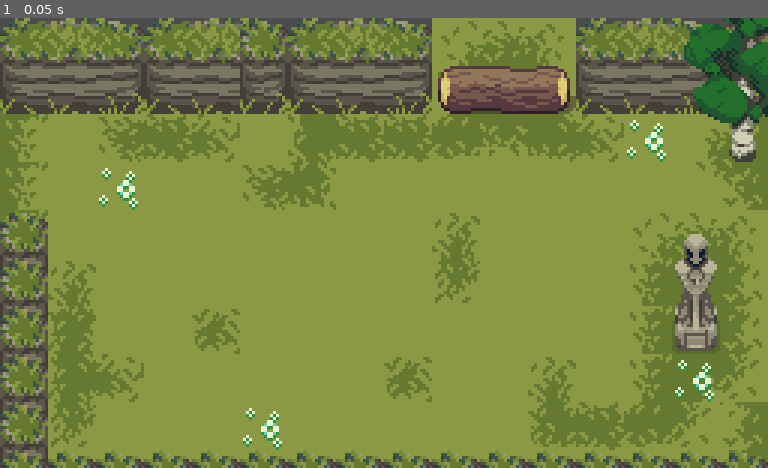
Above: before the commit, frame 1.
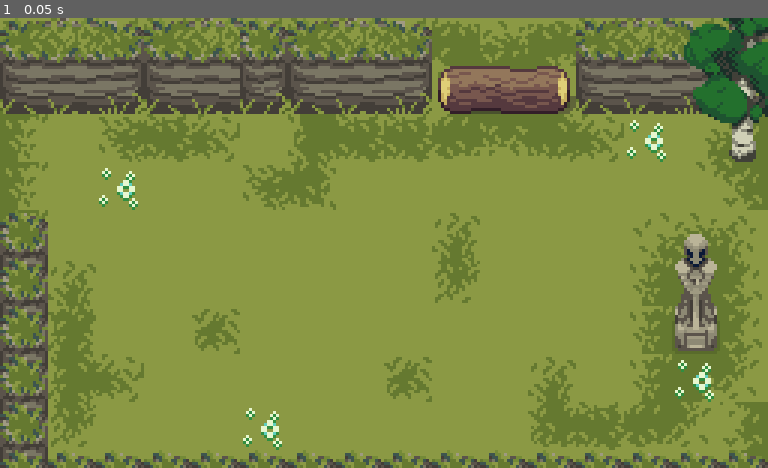
Above: after the commit, the same moment.

Repository: TilokSaha/metroidvania-2023
Game: Godot game, scene res://scenes/overworld/ForestStartingArea.tscn
Same seed, same stepped clock (60 frames per second), same inputs: the game is played once before the commit and once after it.
Inputs:
- Up to frame 1 (0.05 s): no input

The runs differ from the first frame. In frame 1, 1.3% of the frame differs, in the area x 0-95%, y 0-11%.

Commit message:
player physics and health

Diff:
--- /dev/null
+++ b/entities/player/Character.gd
@@ -0,0 +1,32 @@
+extends KinematicBody2D
+class_name Character
+
+
+export (Resource) var physics = null
+export (Resource) var health = null
+
+
+func _ready():
+	pass
+
+
+func _physics_process(_delta):
+	_find_direction()
+	_motion()
+
+
+func _find_direction():
+	physics.direction.x = Util.horizontal_direction()
+	physics.direction.y = Util.vertical_direction()
+
+	physics.direction = physics.direction.normalized()
+
+
+func _motion():
+	physics.accelarate()
+	physics.velocity = move_and_slide(physics.velocity)
+	physics.friction()
+
+
+func _on_death():
+	queue_free()
--- /dev/null
+++ b/entities/player/Character.tscn
@@ -0,0 +1,14 @@
+[gd_scene load_steps=3 format=2]
+
+[ext_resource path="res://entities/player/Character.gd" type="Script" id=2]
+
+[sub_resource type="RectangleShape2D" id=1]
+extents = Vector2( 31, 31 )
+
+[node name="Character" type="KinematicBody2D"]
+script = ExtResource( 2 )
+
+[node name="Sprite" type="Sprite" parent="."]
+
+[node name="CollisionShape2D" type="CollisionShape2D" parent="."]
+shape = SubResource( 1 )
--- /dev/null
+++ b/entities/player/Player.gd
@@ -0,0 +1 @@
+extends Character
--- /dev/null
+++ b/entities/player/Player.tscn
@@ -0,0 +1,23 @@
+[gd_scene load_steps=7 format=2]
+
+[ext_resource path="res://entities/player/Character.tscn" type="PackedScene" id=1]
+[ext_resource path="res://entities/player/Player.gd" type="Script" id=2]
+[ext_resource path="res://resources/tres/PlayerPhysics.tres" type="Resource" id=3]
+[ext_resource path="res://resources/tres/PlayerHealth.tres" type="Resource" id=4]
+[ext_resource path="res://entities/player/knight_idle_anim_f0.png" type="Texture" id=5]
+
+[sub_resource type="RectangleShape2D" id=1]
+extents = Vector2( 3.5, 5 )
+
+[node name="Player" instance=ExtResource( 1 )]
+script = ExtResource( 2 )
+physics = ExtResource( 3 )
+health = ExtResource( 4 )
+
+[node name="Sprite" parent="." index="0"]
+texture = ExtResource( 5 )
+offset = Vector2( -1, -3 )
+
+[node name="CollisionShape2D" parent="." index="1"]
+position = Vector2( 0, -2 )
+shape = SubResource( 1 )
--- /dev/null
+++ b/globals/utility/Utility.gd
@@ -0,0 +1,18 @@
+extends Reference
+class_name Util
+
+
+static func horizontal_direction():
+	return Input.get_action_strength("ui_right") - Input.get_action_strength("ui_left")
+
+
+static func vertical_direction():
+	return Input.get_action_strength("ui_down") - Input.get_action_strength("ui_up")
+
+
+static func pressed_once(action):
+	return Input.is_action_just_pressed(action)
+
+
+static func vector_direction():
+	return Vector2(horizontal_direction(),vertical_direction())
--- a/project.godot
+++ b/project.godot
@@ -7,6 +7,34 @@
 ;   param=value ; assign values to parameters
 
 config_version=4
+
+_global_script_classes=[ {
+"base": "KinematicBody2D",
+"class": "Character",
+"language": "GDScript",
+"path": "res://entities/player/Character.gd"
+}, {
+"base": "Resource",
+"class": "Health",
+"language": "GDScript",
+"path": "res://resources/scripts/Health.gd"
+}, {
+"base": "Resource",
+"class": "Physics",
+"language": "GDScript",
+"path": "res://resources/scripts/Physics.gd"
+}, {
+"base": "Reference",
+"class": "Util",
+"language": "GDScript",
+"path": "res://globals/utility/Utility.gd"
+} ]
+_global_script_class_icons={
+"Character": "",
+"Health": "",
+"Physics": "",
+"Util": ""
+}
 
 [application]
 
@@ -51,6 +79,37 @@
 "svg/scale": 1.0
 }
 
+[input]
+
+ui_left={
+"deadzone": 0.5,
+"events": [ Object(InputEventKey,"resource_local_to_scene":false,"resource_name":"","device":0,"alt":false,"shift":false,"control":false,"meta":false,"command":false,"pressed":false,"scancode":16777231,"physical_scancode":0,"unicode":0,"echo":false,"script":null)
+, Object(InputEventJoypadButton,"resource_local_to_scene":false,"resource_name":"","device":0,"button_index":14,"pressure":0.0,"pressed":false,"script":null)
+, Object(InputEventKey,"resource_local_to_scene":false,"resource_name":"","device":0,"alt":false,"shift":false,"control":false,"meta":false,"command":false,"pressed":false,"scancode":65,"physical_scancode":0,"unicode":0,"echo":false,"script":null)
+ ]
+}
+ui_right={
+"deadzone": 0.5,
+"events": [ Object(InputEventKey,"resource_local_to_scene":false,"resource_name":"","device":0,"alt":false,"shift":false,"control":false,"meta":false,"command":false,"pressed":false,"scancode":16777233,"physical_scancode":0,"unicode":0,"echo":false,"script":null)
+, Object(InputEventJoypadButton,"resource_local_to_scene":false,"resource_name":"","device":0,"button_index":15,"pressure":0.0,"pressed":false,"script":null)
+, Object(InputEventKey,"resource_local_to_scene":false,"resource_name":"","device":0,"alt":false,"shift":false,"control":false,"meta":false,"command":false,"pressed":false,"scancode":68,"physical_scancode":0,"unicode":0,"echo":false,"script":null)
+ ]
+}
+ui_up={
+"deadzone": 0.5,
+"events": [ Object(InputEventKey,"resource_local_to_scene":false,"resource_name":"","device":0,"alt":false,"shift":false,"control":false,"meta":false,"command":false,"pressed":false,"scancode":16777232,"physical_scancode":0,"unicode":0,"echo":false,"script":null)
+, Object(InputEventJoypadButton,"resource_local_to_scene":false,"resource_name":"","device":0,"button_index":12,"pressure":0.0,"pressed":false,"script":null)
+, Object(InputEventKey,"resource_local_to_scene":false,"resource_name":"","device":0,"alt":false,"shift":false,"control":false,"meta":false,"command":false,"pressed":false,"scancode":87,"physical_scancode":0,"unicode":0,"echo":false,"script":null)
+ ]
+}
+ui_down={
+"deadzone": 0.5,
+"events": [ Object(InputEventKey,"resource_local_to_scene":false,"resource_name":"","device":0,"alt":false,"shift":false,"control":false,"meta":false,"command":false,"pressed":false,"scancode":16777234,"physical_scancode":0,"unicode":0,"echo":false,"script":null)
+, Object(InputEventJoypadButton,"resource_local_to_scene":false,"resource_name":"","device":0,"button_index":13,"pressure":0.0,"pressed":false,"script":null)
+, Object(InputEventKey,"resource_local_to_scene":false,"resource_name":"","device":0,"alt":false,"shift":false,"control":false,"meta":false,"command":false,"pressed":false,"scancode":83,"physical_scancode":0,"unicode":0,"echo":false,"script":null)
+ ]
+}
+
 [physics]
 
 common/enable_pause_aware_picking=true
--- /dev/null
+++ b/resources/scripts/Health.gd
@@ -0,0 +1,21 @@
+extends Resource
+class_name Health
+
+export (int) var max_health = 4
+var current_health: int
+
+signal health_changed(damage)
+signal dead
+
+func _init():
+	current_health =  max_health
+
+
+func take_damage(amount):
+	current_health -= amount
+
+	if current_health <= 0:
+		emit_signal("dead")
+		return
+
+	emit_signal("health_changed", amount)
--- /dev/null
+++ b/resources/scripts/Physics.gd
@@ -0,0 +1,17 @@
+extends Resource
+class_name Physics
+
+export (float, 0, 1000) var max_speed
+export (float, 0, 1000) var accelaration
+export (float, 0, 1) var coefficient_of_friction
+
+var direction = Vector2.ZERO
+var velocity = Vector2.ZERO
+
+func accelarate():
+	velocity += direction * accelaration
+	velocity = velocity.limit_length(max_speed)
+
+
+func friction():
+	velocity = lerp(velocity, Vector2.ZERO, coefficient_of_friction)
--- /dev/null
+++ b/resources/tres/CharacterHealth.tres
@@ -0,0 +1,6 @@
+[gd_resource type="Resource" load_steps=2 format=2]
+
+[ext_resource path="res://resources/scripts/Health.gd" type="Script" id=1]
+
+[resource]
+script = ExtResource( 1 )
--- /dev/null
+++ b/resources/tres/CharacterPhysics.tres
@@ -0,0 +1,9 @@
+[gd_resource type="Resource" load_steps=2 format=2]
+
+[ext_resource path="res://resources/scripts/Physics.gd" type="Script" id=1]
+
+[resource]
+script = ExtResource( 1 )
+max_speed = 200.0
+accelaration = 40.0
+coefficient_of_friction = 0.3
--- /dev/null
+++ b/resources/tres/PlayerHealth.tres
@@ -0,0 +1,7 @@
+[gd_resource type="Resource" load_steps=2 format=2]
+
+[ext_resource path="res://resources/scripts/Health.gd" type="Script" id=1]
+
+[resource]
+script = ExtResource( 1 )
+max_health = 4
--- /dev/null
+++ b/resources/tres/PlayerPhysics.tres
@@ -0,0 +1,9 @@
+[gd_resource type="Resource" load_steps=2 format=2]
+
+[ext_resource path="res://resources/scripts/Physics.gd" type="Script" id=1]
+
+[resource]
+script = ExtResource( 1 )
+max_speed = 200.0
+accelaration = 40.0
+coefficient_of_friction = 0.5
--- /dev/null
+++ b/scenes/common/prefabs/EmptyZone.tscn
@@ -0,0 +1,16 @@
+[gd_scene format=2]
+
+[node name="EmptyZone" type="Node2D"]
+
+[node name="BackgroundLayer" type="TileMap" parent="."]
+format = 1
+
+[node name="BackgroundLayer2" type="TileMap" parent="."]
+format = 1
+
+[node name="Walls" type="TileMap" parent="."]
+format = 1
+
+[node name="Objects" type="TileMap" parent="."]
+cell_y_sort = true
+format = 1
--- a/scenes/overworld/ForestStartingArea.tscn
+++ b/scenes/overworld/ForestStartingArea.tscn
@@ -75,7 +75,7 @@
 1/z_index = 0
 
 [sub_resource type="ConvexPolygonShape2D" id=6]
-points = PoolVector2Array( 0, 0, 16, 0, 16, 48, 0, 48 )
+points = PoolVector2Array( 0.046936, 7.58418, 15.6755, 8.14233, 16, 48, 0, 48 )
 
 [sub_resource type="ConvexPolygonShape2D" id=8]
 points = PoolVector2Array( 0, 0, 48, 0, 48, 16, 0, 16 )
@@ -180,6 +180,7 @@
 [node name="Objects" type="TileMap" parent="."]
 tile_set = SubResource( 7 )
 cell_size = Vector2( 16, 16 )
+cell_y_sort = true
 format = 1
 tile_data = PoolIntArray( -131058, 3, 0, 65545, 1, 0, 131085, 2, 0, 196610, 2, 0, 262158, 0, 0, 458766, 2, 0, 524293, 2, 0 )
 
@@ -188,4 +189,4 @@
 tile_set = ExtResource( 1 )
 cell_size = Vector2( 16, 16 )
 format = 1
-tile_data = PoolIntArray( 9, 1, 0, 10, 1, 1, 11, 1, 2, 65545, 1, 65536, 65546, 1, 65537, 6554 …(691 unchanged characters)…
+tile_data = PoolIntArray( 0, 1, 196608, 1, 1, 196609, 2, 1, 196609, 3, 1, 196609, 4, 1, 196609, 5, 1, 196609, 6, 1, 196609, 7, 1, 196609, 8, 1, 196609, 9, 1, 6, 10, 1, 1, 11, 1, 5, 12, 1, 196609, 13, 1, 196609, 14, 1, 196609, 15, 1, 196609, 16, 1, 196610, 65545, 1, 65536, 65546, 1, 65537, 6554 …(691 unchanged characters)…
Binary file added: entities/player/knight_idle_anim_f0.png
Not shown, added: entities/player/knight_idle_anim_f0.png.import
Binary file added: entities/player/knight_idle_spritesheet.png
Not shown, added: entities/player/knight_idle_spritesheet.png.import
Binary file added: entities/player/knight_run_spritesheet.png
Not shown, added: entities/player/knight_run_spritesheet.png.import
Binary file added: entities/player/weapon_sword_1.png
Not shown, added: entities/player/weapon_sword_1.png.import
